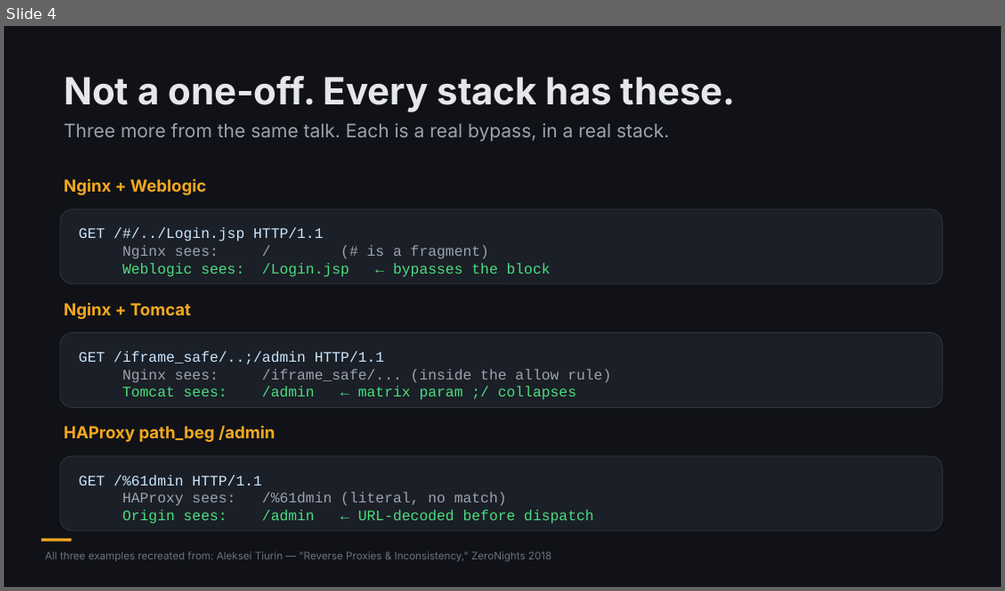
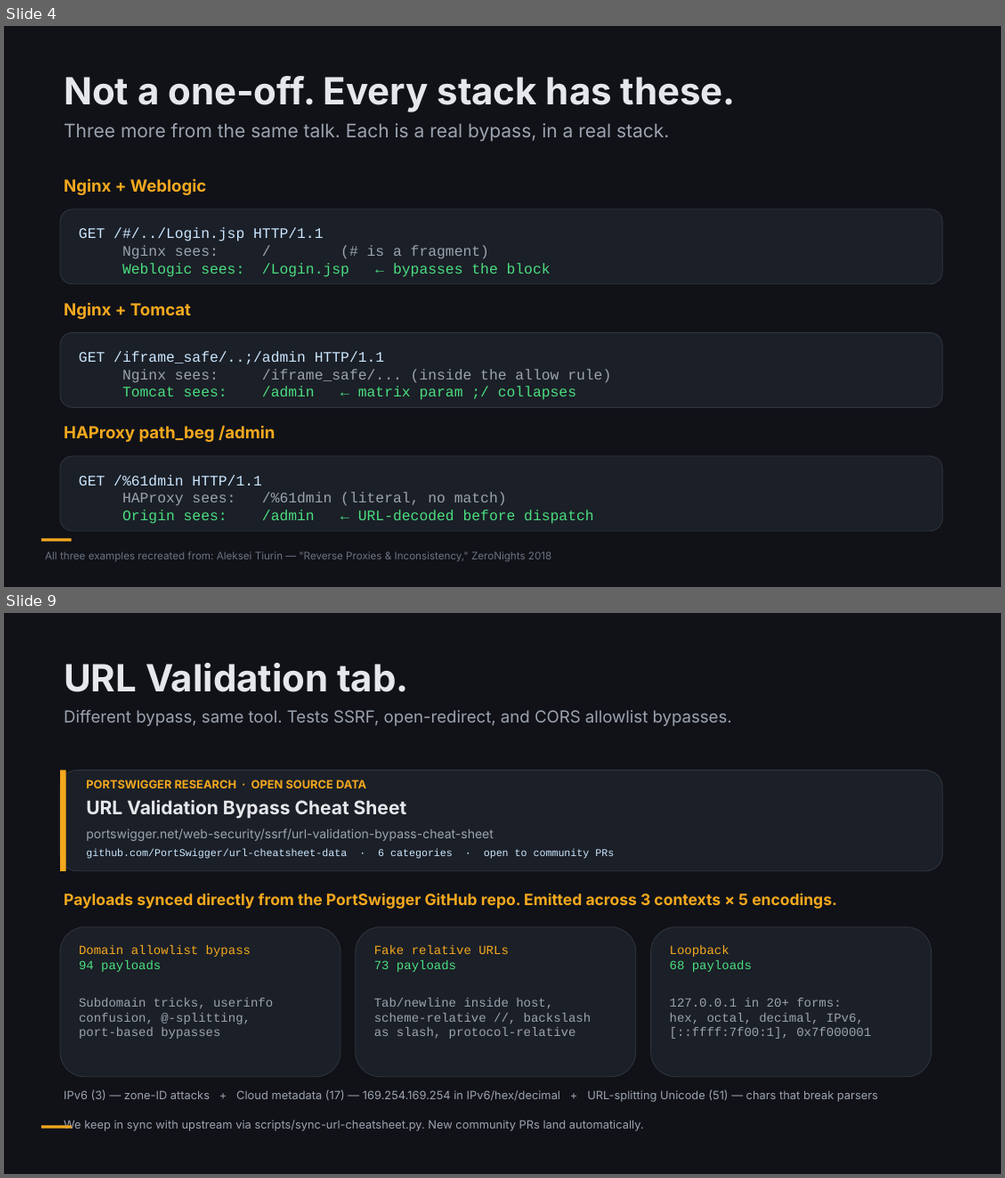
Before and after one commit to NetSPI/BypassFuzzer-Burp, a slide deck: docs/BypassFuzzer-Presentation.pptx. Shown one above the other, each under a label of ours: slide 4 before the commit, slides 4 and 9 after it; the slides between them are not shown. The pictures are 1005x591 and 1005x1178 pixels, drawn with LibreOffice and Linux fonts; fonts in the diff are those of the drawing. Boxes give left, top, right and bottom in pixels: in the first picture for what was removed or moved away, otherwise in the second. Text is boxed around its words. In the diff, an @@ line names an element or a change of style, - is before the commit and + after.

```diff
--- a/docs/BypassFuzzer-Presentation.pptx
+++ b/docs/BypassFuzzer-Presentation.pptx
@@ slide 9 added at [4, 613, 1001, 1174], background #FFFFFF @@
@@ rectangle added at [4, 613, 1001, 1174], fill #101218 @@
@@ text added at [64, 663, 408, 692], 36 pt, text #E5E7EB, bold @@
+URL Validation tab.
@@ text added at [64, 710, 732, 726], 16 pt, text #9CA3AF @@
+Different bypass, same tool. Tests SSRF, open-redirect, and CORS allowlist bypasses.
@@ rounded rectangle added at [60, 770, 942, 871], fill #1B1F27, outline #30353E 0.75 pt @@
@@ rectangle added at [60, 770, 66, 871], fill #F4A81E @@
@@ text added at [86, 779, 366, 788], 11 pt, text #F4A81E, bold @@
+PORTSWIGGER RESEARCH · OPEN SOURCE DATA
@@ text added at [86, 800, 406, 819], 18 pt, text #E5E7EB, bold @@
+URL Validation Bypass Cheat Sheet
@@ text added at [86, 828, 494, 841], 12 pt, text #9CA3AF @@
+portswigger.net/web-security/ssrf/url-validation-bypass-cheat-sheet
@@ text added at [86, 849, 614, 859], 10 pt, text #CBE7FF @@
+github.com/PortSwigger/url-cheatsheet-data · 6 categories · open to community PRs
@@ text added at [64, 892, 837, 908], 15 pt, text #F4A81E, bold @@
+Payloads synced directly from the PortSwigger GitHub repo. Emitted across 3 contexts × 5 encodings.
@@ rounded rectangle added at [60, 927, 340, 1077], fill #1B1F27, outline #30353E 0.75 pt @@
@@ rounded rectangle added at [356, 927, 636, 1077], fill #1B1F27, outline #30353E 0.75 pt @@
@@ rounded rectangle added at [651, 927, 931, 1077], fill #1B1F27, outline #30353E 0.75 pt @@
@@ text added at [79, 945, 273, 1038], 12 pt, text #9CA3AF @@
+Domain allowlist bypass
+94 payloads
+Subdomain tricks, userinfo
+confusion, @-splitting,
+port-based bypasses
@@ text added at [374, 945, 591, 1038], 12 pt, text #9CA3AF @@
+Fake relative URLs
+73 payloads
+Tab/newline inside host,
+scheme-relative //, backslash
+as slash, protocol-relative
@@ text added at [670, 945, 871, 1038], 12 pt, text #9CA3AF @@
+Loopback
+68 payloads
+127.0.0.1 in 20+ forms:
+hex, octal, decimal, IPv6,
+[::ffff:7f00:1], 0x7f000001
@@ text added at [64, 1089, 878, 1102], 11 pt, text #9CA3AF @@
+IPv6 (3) — zone-ID attacks + Cloud metadata (17) — 169.254.169.254 in IPv6/hex/decimal + URL-splitting Unicode (51) — chars that break parsers
@@ text added at [64, 1119, 644, 1131], 11 pt, text #9CA3AF @@
+We keep in sync with upstream via scripts/sync-url-cheatsheet.py. New community PRs land automatically.
@@ rectangle added at [41, 1126, 72, 1128], fill #F4A81E @@
```
Also in this commit, not shown: 2 slides changed, 4 other slides added, 1 slide removed, 7 other files.
